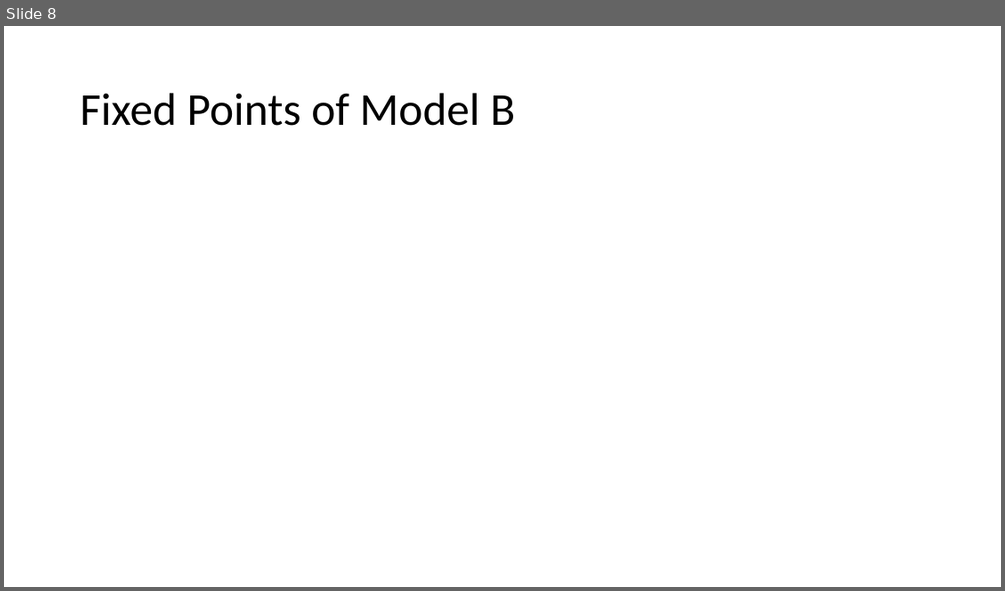
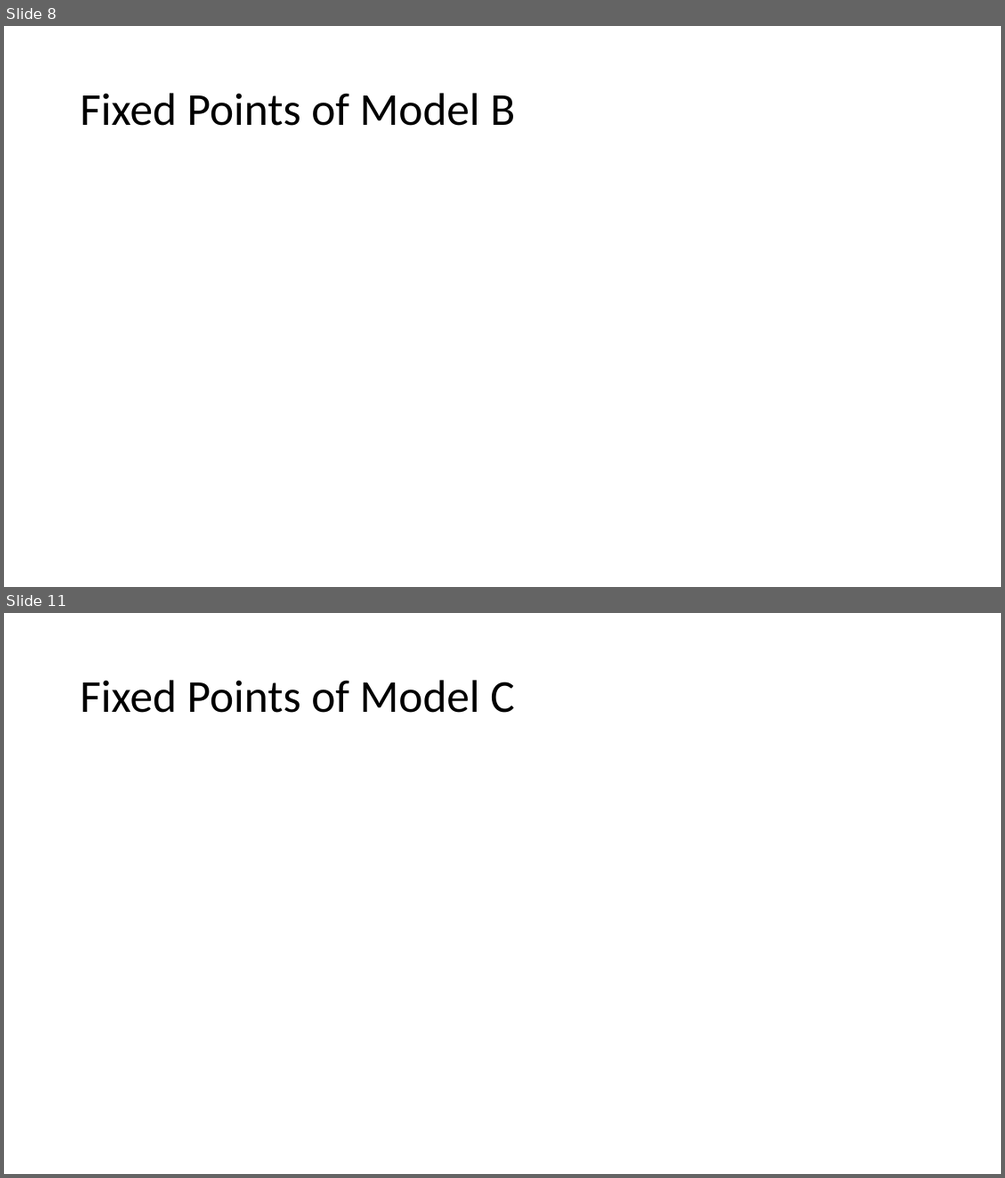
Before and after one commit to beards-lab/simple-VQ-matching-O2-transport, a slide deck: simpleVQ.pptx. Shown one above the other, each under a label of ours: slide 8 before the commit, slides 8 and 11 after it; the slides between them are not shown. The pictures are 1005x591 and 1005x1178 pixels, drawn with LibreOffice and Linux fonts; fonts in the diff are those of the drawing; grey boxes stand for pictures. Boxes give left, top, right and bottom in pixels: in the first picture for what was removed or moved away, otherwise in the second. Text is boxed around its words. In the diff, an @@ line names an element or a change of style, - is before the commit and + after.

```diff
--- a/simpleVQ.pptx
+++ b/simpleVQ.pptx
@@ slide 11 added at (4, 613, 1001, 1174), background #FFFFFF @@
@@ title added at (80, 680, 514, 713), 44 pt, text #000000 @@
+Fixed Points of Model C
```
Also in this commit, not shown: 2 slides changed, 1 other slide added, 1 slide removed, 9 other files.
